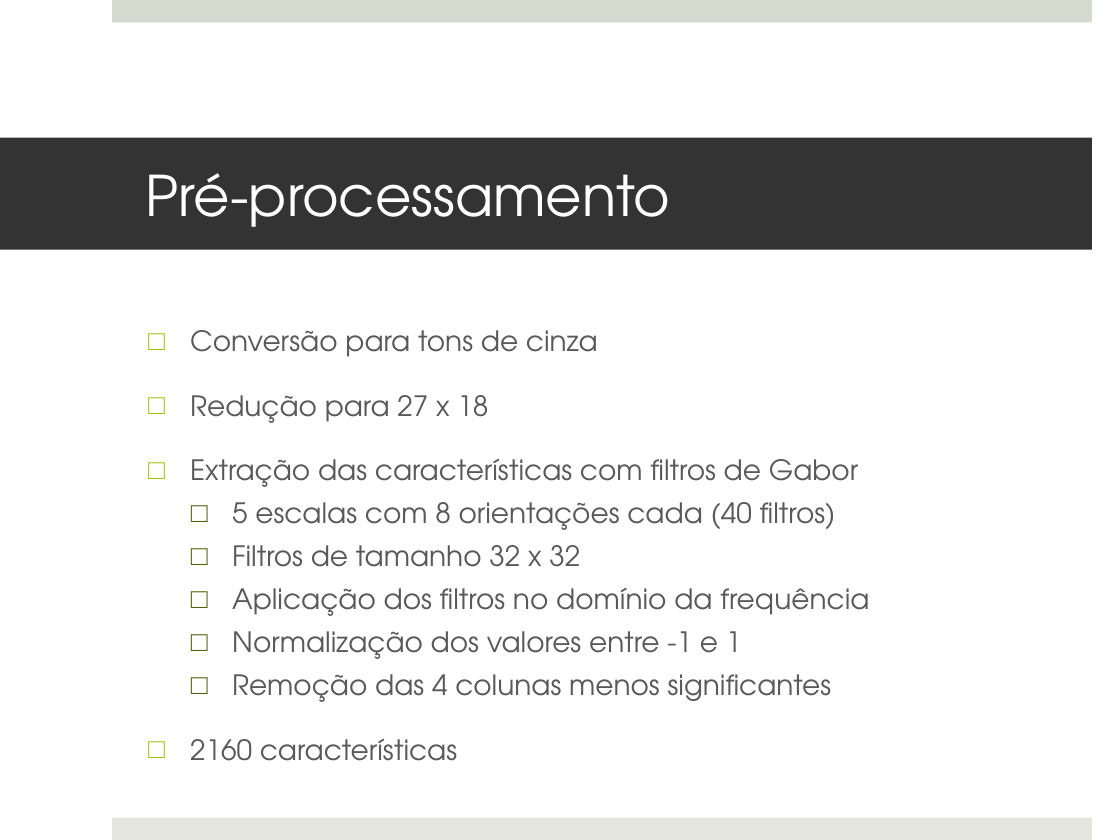
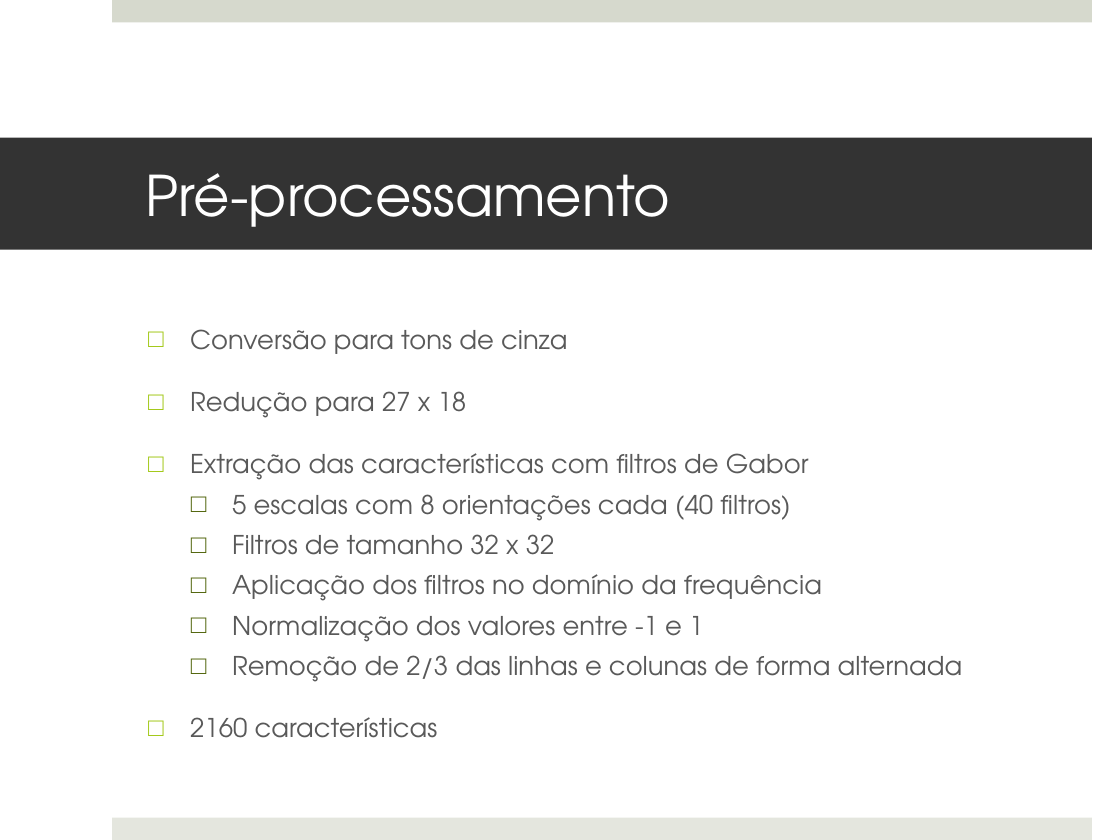
Before and after one commit to MarioBajr/Redes-Neurais, a slide deck: slide 27 of projeto RN.pptx. Drawn at 1120x840 pixels with LibreOffice and Linux fonts; fonts in the diff are those of the drawing. Boxes give left, top, right and bottom in pixels: in the first picture for what was removed or moved away, otherwise in the second. Text is boxed around its words. In the diff, an @@ line names an element or a change of style, - is before the commit and + after.

```diff
--- a/projeto RN.pptx
+++ b/projeto RN.pptx
@@ text at [190, 329, 822, 738]: size 18 to 16.6 pt in "Conversão para tons de cinza", "Redução para 27 x 18", "Extração das características com filtros de Gabor", "5 escalas com 8 orientações cada (40 ..." and 4 more places @@
@@ text at [232, 655, 963, 682]: text changed; size 18 to 16.6 pt @@
-  □ Remoção das 4 colunas menos significantes
+  □ Remoção de 2/3 das linhas e colunas de forma alternada
```
Also in this commit, not shown: 1 other file.
